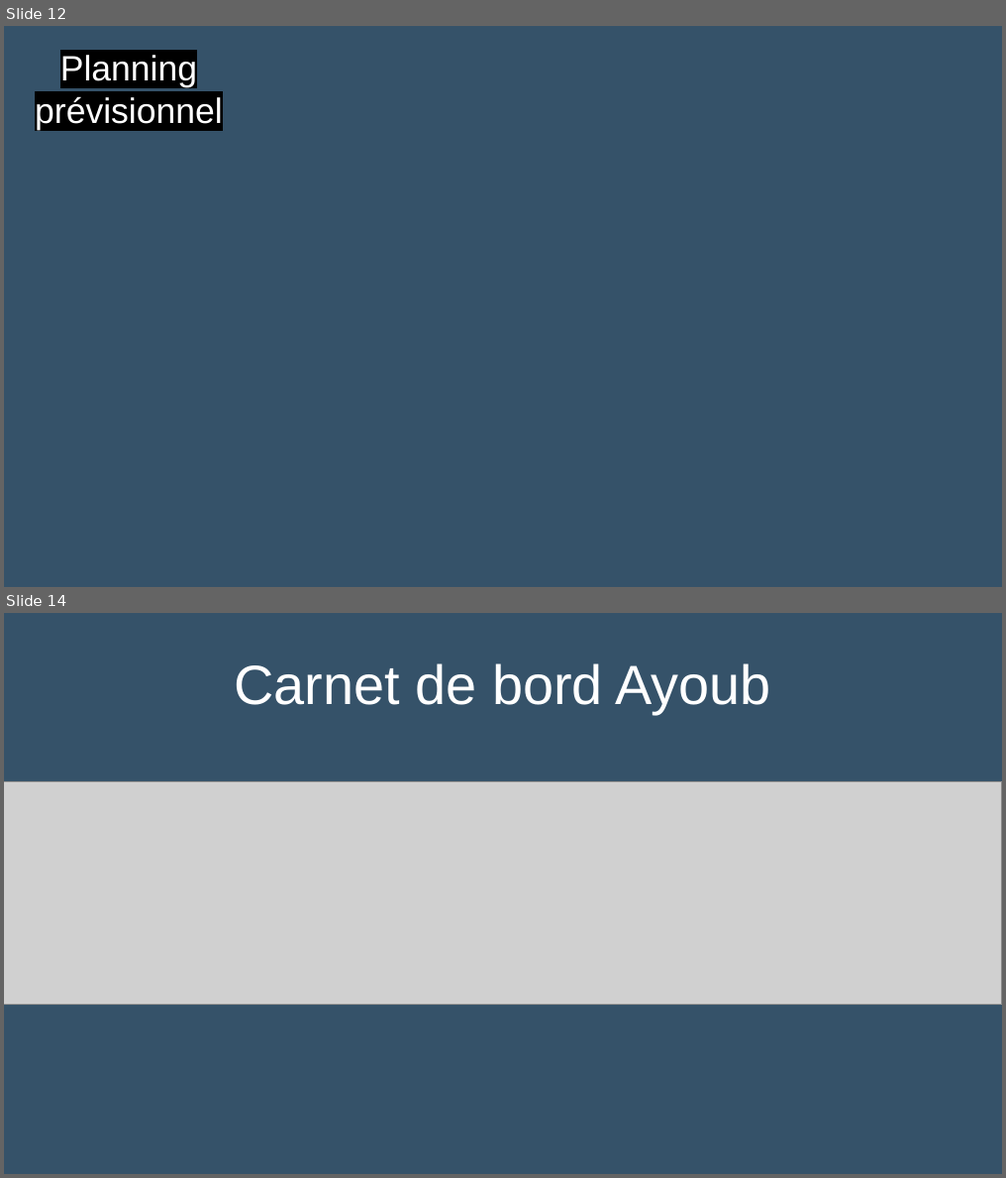
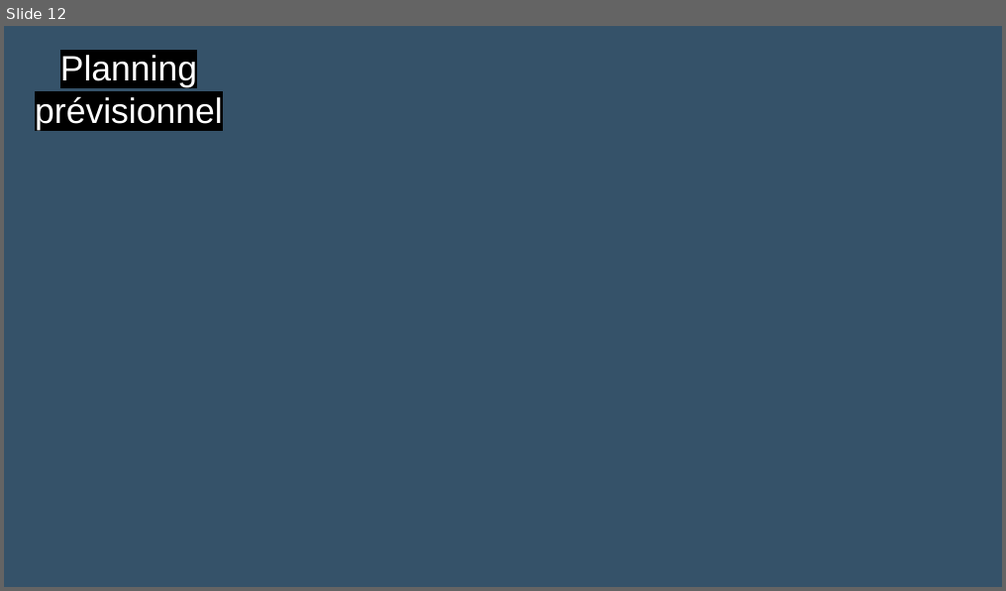
Before and after one commit to Sauvage89/sechoir-houblon, a slide deck: doc/diaporama/revu1/revue1.odp. Shown one above the other, each under a label of ours: slides 12 and 14 before the commit, slide 12 after it; the slides between them are not shown. The pictures are 1006x1178 and 1006x591 pixels, drawn with LibreOffice and Linux fonts; fonts in the diff are those of the drawing; grey boxes stand for pictures; background and template pictures are left out. Boxes give left, top, right and bottom in pixels: in the first picture for what was removed or moved away, otherwise in the second. Text is boxed around its words. In the diff, an @@ line names an element or a change of style, - is before the commit and + after.

Commit message:
doc(revue1): suppresion des carnet de bord

```diff
--- a/doc/diaporama/revu1/revue1.odp
+++ b/doc/diaporama/revu1/revue1.odp
@@ slide 14 removed at [4,613,1002,1174], background #355269 @@
@@ title removed at [234,663,770,714] @@
-Carnet de bord Ayoub
@@ picture removed at [4,781,1002,1005] @@
```
Also in this commit, not shown: 1 other slide removed.
